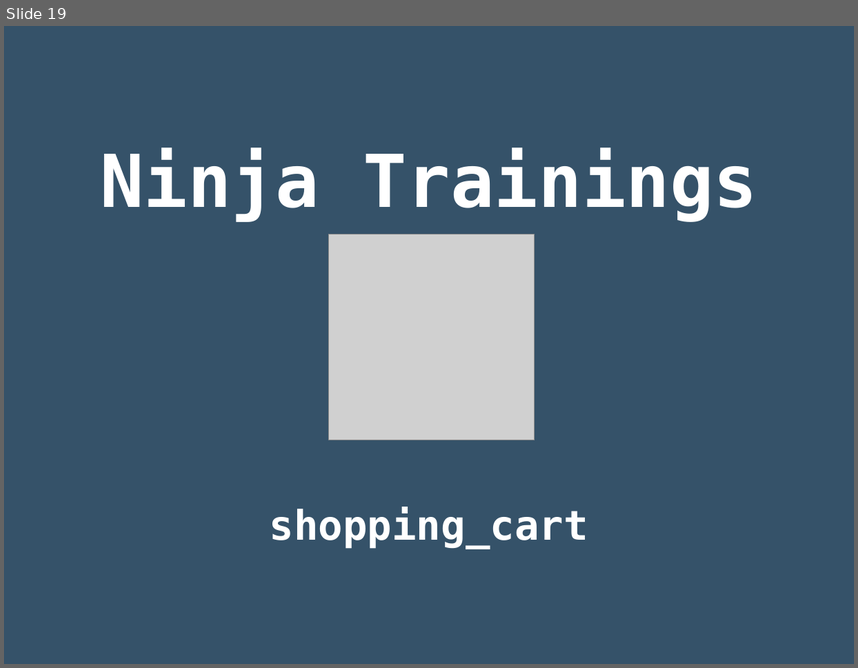
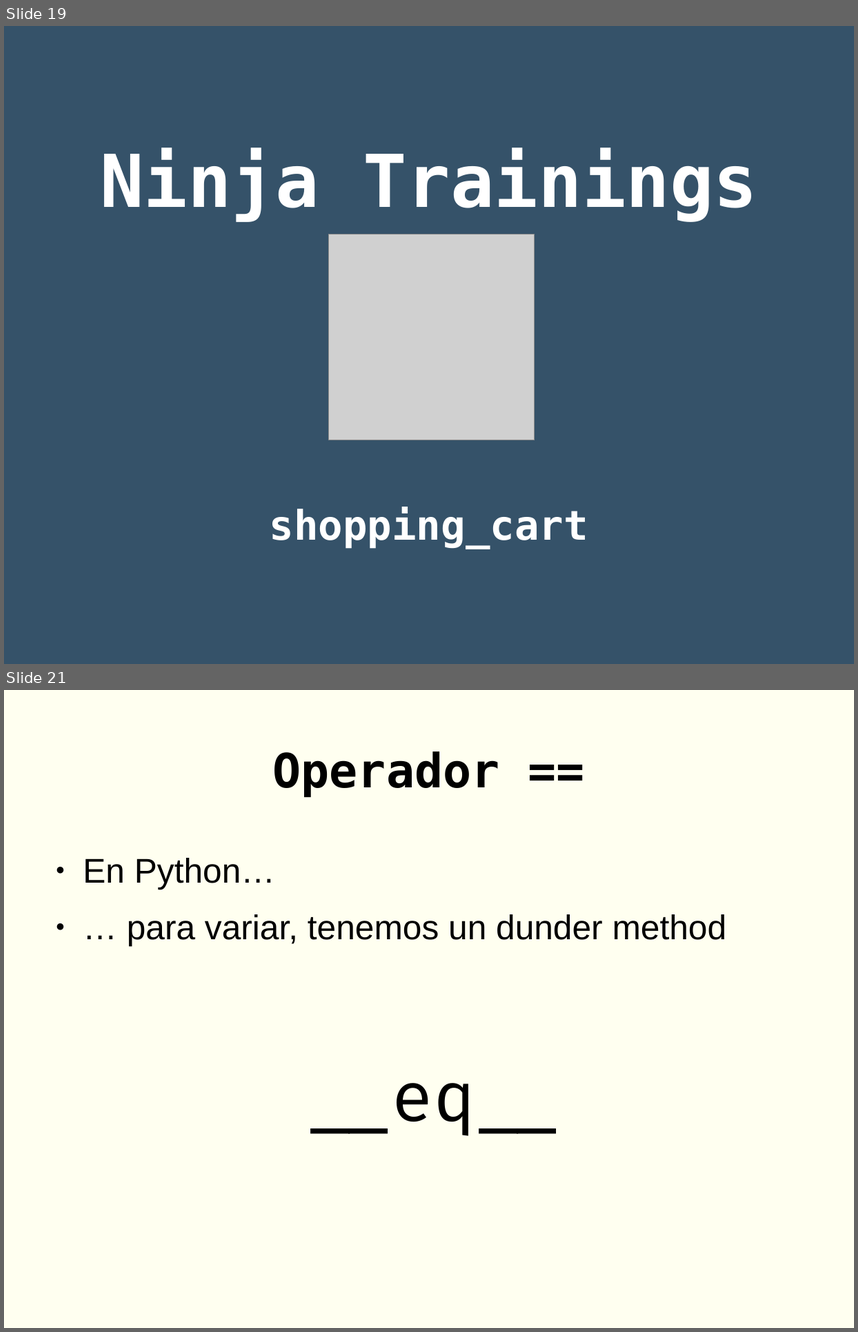
Before and after one commit to rgmf/dwes, a slide deck: unidades/05_poo_en_python/presentacion/01_poo.odp. Shown one above the other, each under a label of ours: slide 19 before the commit, slides 19 and 21 after it; the slides between them are not shown. The pictures are 858x668 and 858x1332 pixels, drawn with LibreOffice and Linux fonts; fonts in the diff are those of the drawing; grey boxes stand for pictures. Boxes give left, top, right and bottom in pixels: in the first picture for what was removed or moved away, otherwise in the second. Text is boxed around its words. In the diff, an @@ line names an element or a change of style, - is before the commit and + after.

Commit message:
Unit 5: added __eq__ dunder method presentation.

```diff
--- a/unidades/05_poo_en_python/presentacion/01_poo.odp
+++ b/unidades/05_poo_en_python/presentacion/01_poo.odp
@@ slide 21 added at <box>4,690,854,1328</box>, background #FFFFF0 @@
@@ title added at <box>273,751,500,797</box>, 44 pt, text #000000, bold @@
+Operador ==
@@ text added at <box>83,858,727,945</box>, 32 pt, text #000000 @@
+● En Python…
+● … para variar, tenemos un dunder method
@@ text added at <box>307,1083,560,1136</box>, 64 pt, text #000000 @@
+__eq__
```
Also in this commit, not shown: 5 other slides added, 1 other file.
